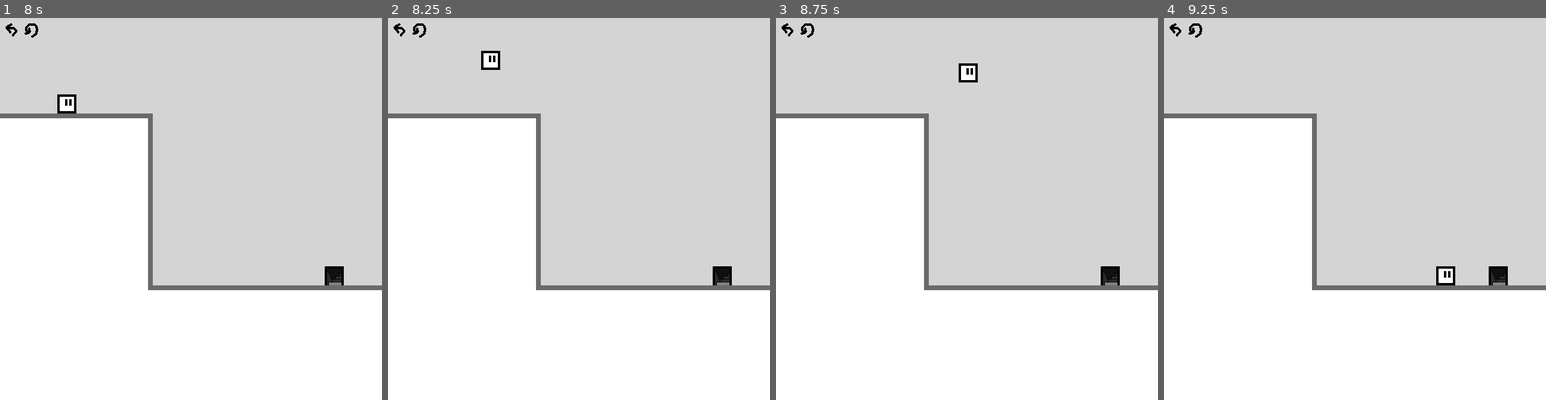
Above: before the commit, frames 1-4 (left to right).
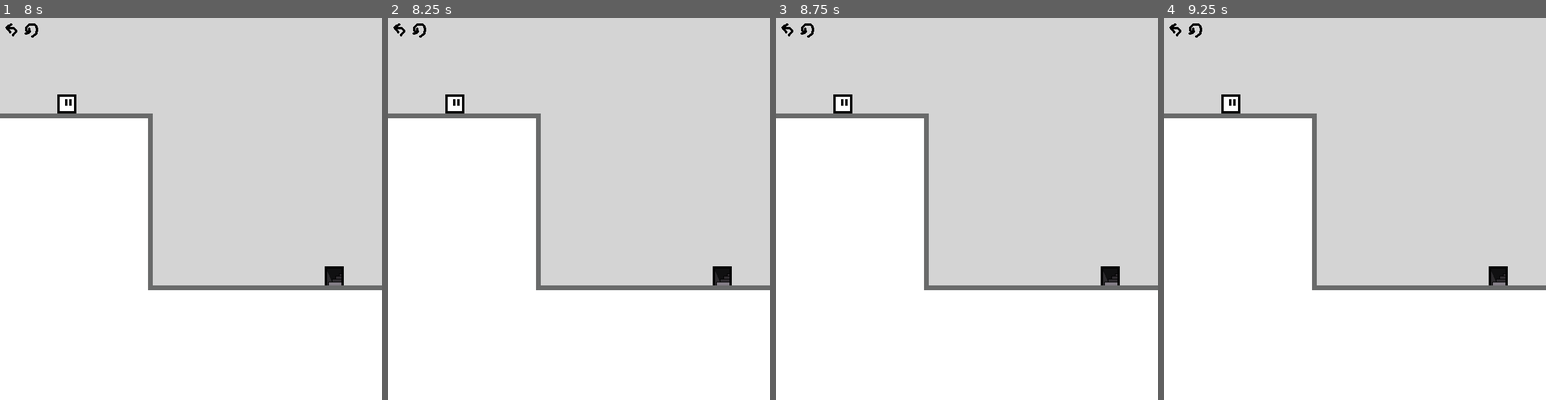
Above: after the commit, the same moments.

Repository: DragonSkywalker/Freezing-Touch
Game: Godot game, scene res://Main_Scenes/Levels/Level3.tscn
Same seed, same stepped clock (60 frames per second), same inputs: the game is played once before the commit and once after it. This scene is started directly instead of the project's main scene.
Inputs (mouse positions are in pixels of both pictures, inside the frame that each line leads up to):
- Up to frame 1 (8 s): click (30, 29) at 0.5 s; click (30, 29) at 1.25 s; click (30, 29) at 2 s; click (11, 29) at 2.75 s; click "Start" at 3.5 s; click (30, 29) at 4.25 s; click (30, 29) at 5 s; click (30, 29) at 5.75 s; click (11, 29) at 6.5 s; click "Start" at 7.25 s
- Up to frame 2 (8.25 s): tap Enter at 8 s; hold Right (ui_right) from 8.03 s (still down); tap Up (ui_up) at 8.1 s
- Up to frame 3 (8.75 s): keep holding Right (ui_right); tap Up (ui_up) at 8.27, 8.57 s
- Up to frame 4 (9.25 s): keep holding Right (ui_right); tap Up (ui_up) at 8.85, 9.02 s

Frame 1 is identical in both runs. In frame 2, 0.5% of the frame differs, in the area x 15-30%, y 8-25%; in frame 3, 0.5%; in frame 4, 0.5%.

Commit message:
Bug fix
where the player spin in the wrong direction on valve if holding left while jumping

Diff:
--- a/Characters/player.gd
+++ b/Characters/player.gd
@@ -56,6 +56,9 @@
 		else:
 			movement = false
 
+	if get_node("Sprite2D").is_playing():
+		movement = false
+
 
 
 func _on_valve_detection_body_entered(body):
--- a/Tiles/Scripts/down_outlet.gd
+++ b/Tiles/Scripts/down_outlet.gd
@@ -15,15 +15,7 @@
 #	print("finished_flowing: " + str(finished_flowing))
 
 	if is_on:
-		var nextSpace = nextFlowCheck.get_overlapping_bodies()
-		var nextTile = nextSpace.filter(is_static_body)
-		if nextTile.is_empty():
-			finished_flowing = false
-			if spawnTimer.is_stopped():
-				spawnTimer.start()
-		else:
-			spawnTimer.stop()
-			finished_flowing = true
+		water_flow()
 	else:
 		if not waters.is_empty():
 			finished_flowing = false
@@ -32,6 +24,19 @@
 		else:
 			finished_flowing = true
 			nextFlowCheck.position = Vector2.ZERO
+
+
+func water_flow():
+	var nextSpace = nextFlowCheck.get_overlapping_bodies()
+	var nextTile = nextSpace.filter(is_static_body)
+	if nextTile.is_empty():
+		finished_flowing = false
+		if spawnTimer.is_stopped():
+			spawnTimer.start()
+	else:
+		spawnTimer.stop()
+		finished_flowing = true
+
 
 func is_static_body(node: Node2D):
 	return node is StaticBody2D
--- a/Tiles/Scripts/valve.gd
+++ b/Tiles/Scripts/valve.gd
@@ -14,10 +14,12 @@
 	if is_on:
 		is_on = false
 		animation.play_backwards("Spin")
+		player.movement = false
 		player.get_node("Sprite2D").flip_h = false
 		player.get_node("Sprite2D").play("Spin")
 	else:
 		is_on = true
 		animation.play("Spin")
+		player.movement = false
 		player.get_node("Sprite2D").flip_h = false
 		player.get_node("Sprite2D").play_backwards("Spin")
